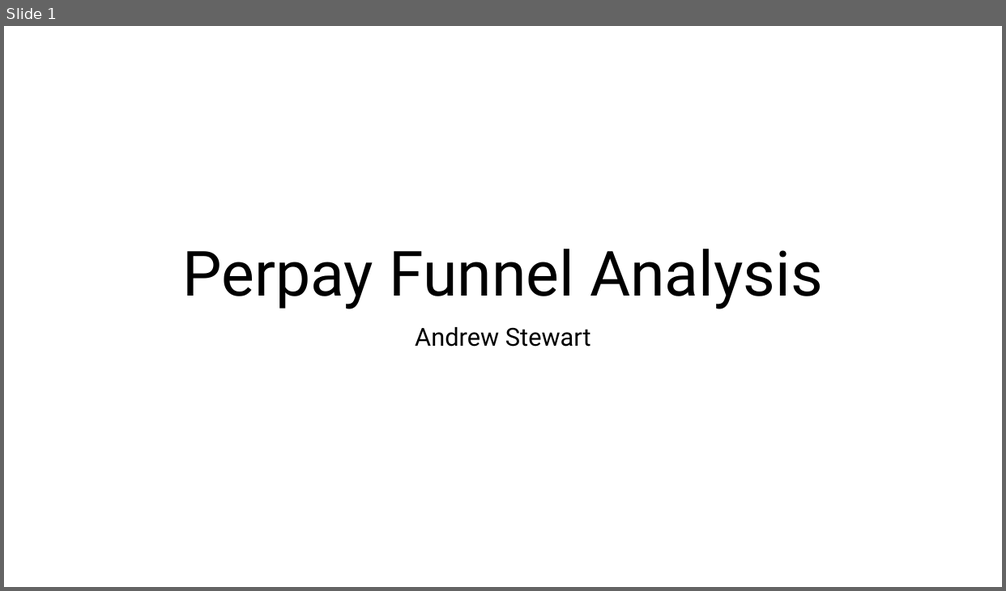
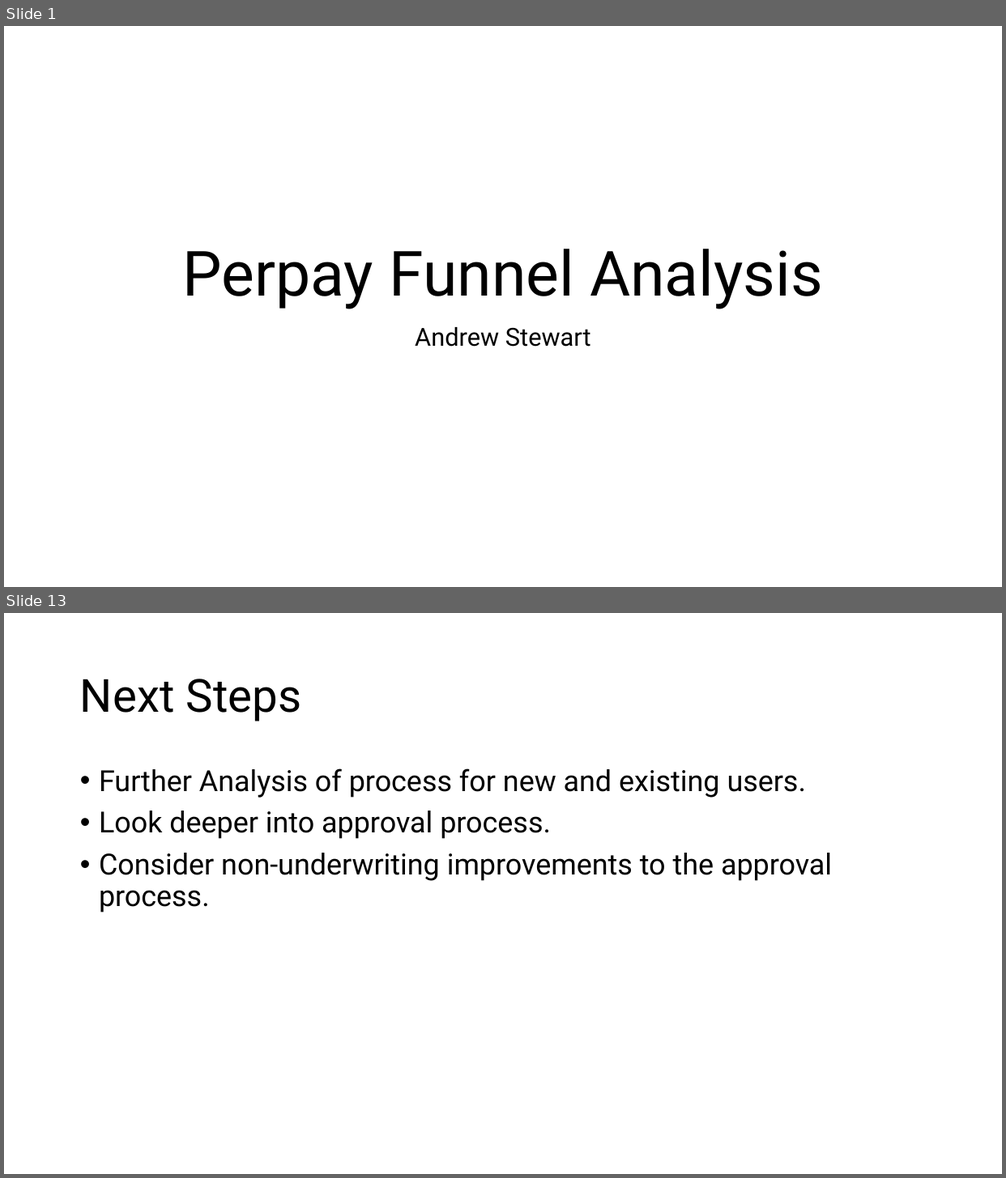
Before and after one commit to theroyalbob/perpay-final, a slide deck: Stewart-final-presentation.pptx. Shown one above the other, each under a label of ours: slide 1 before the commit, slides 1 and 13 after it; the slides between them are not shown. The pictures are 1006x591 and 1006x1178 pixels, drawn with LibreOffice and Linux fonts; fonts in the diff are those of the drawing. Boxes give left, top, right and bottom in pixels: in the first picture for what was removed or moved away, otherwise in the second. Text is boxed around its words. In the diff, an @@ line names an element or a change of style, - is before the commit and + after.

```diff
--- a/Stewart-final-presentation.pptx
+++ b/Stewart-final-presentation.pptx
@@ slide 13 added at (4,613,1002,1174), background #FFFFFF @@
@@ title added at (80,679,302,722), 44 pt, text #000000 @@
+Next Steps
@@ text added at (99,769,832,913), 28 pt, text #000000 @@
+• Further Analysis of process for new and existing users.
+• Look deeper into approval process.
+• Consider non-underwriting improvements to the approval process.
```
Also in this commit, not shown: 16 other slides added.
